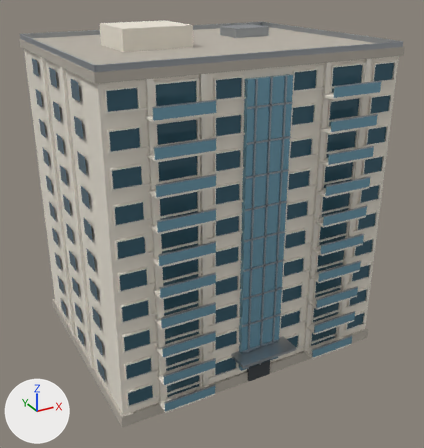
An edit to the glTF model src/assets/models/props/midrise_b.glb, drawn before and after from the same camera.
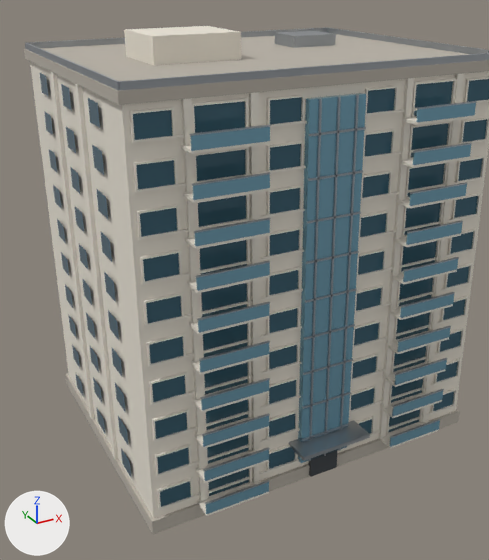
The first picture shows the older version from a camera (50 mm lens) standing at (-28.7, -54.3, 40.0) and looking at (0.0, -2.1, 13.9). The close-ups show the older and then the newer version on the part from 0% to 92% of the width and 0% to 100% of the height of that picture. Only the edits that show in the close-ups are written down. Lighting does not change. The marker at lower left points along +X, +Y and +Z. Vertices at exactly the same position are counted once.

Before the edit, the objects in view are built like this:
```python
me_merged_herotrim_mesh = bpy.data.meshes.new('Merged_HeroTrim_mesh')
me_merged_herotrim_mesh.from_pydata(...)  # 2976 vertices, 3744 faces; spans x -15.3..15.3, y -13.7..13.7, z 1.2..32.2
me_merged_herotrim_mesh.materials.append(mat_herotrim)  # white #eae5d8
me_merged_propsmetal_mesh = bpy.data.meshes.new('Merged_PropsMetal_mesh')
me_merged_propsmetal_mesh.from_pydata(...)  # 464 vertices, 696 faces; spans x -15.2..15.2, y -14.3..13.7, z 2.0..34.0
me_merged_propsmetal_mesh.materials.append(mat_propsmetal)  # grey #adb3b8
me_merged_windowglassdark_mesh = bpy.data.meshes.new('Merged_WindowGlassDark_mesh')
me_merged_windowglassdark_mesh.from_pydata(...)  # 720 vertices, 360 faces; spans x -15.2..15.2, y -12.0..12.0, z 1.5..31.7
me_merged_windowglassdark_mesh.materials.append(mat_windowglassdark)  # dark blue #3f6576
ob_merged_herotrim = bpy.data.objects.new('Merged_HeroTrim', me_merged_herotrim_mesh)
ob_merged_herotrim.location = (0.0, 0.0, 0.0)
ob_merged_propsmetal = bpy.data.objects.new('Merged_PropsMetal', me_merged_propsmetal_mesh)
ob_merged_propsmetal.location = (0.0, 0.0, 0.0)
ob_merged_windowglassdark = bpy.data.objects.new('Merged_WindowGlassDark', me_merged_windowglassdark_mesh)
ob_merged_windowglassdark.location = (0.0, 0.0, 0.0)
# also in view: 'Merged_HeroStone' at (0.0, 0.0, 16.5); 'Merged_FacadeGlass' at (0.0, 0.0, 16.4); 'Merged_HeroPlaster' at (0.0, 0.0, 18.1)
```
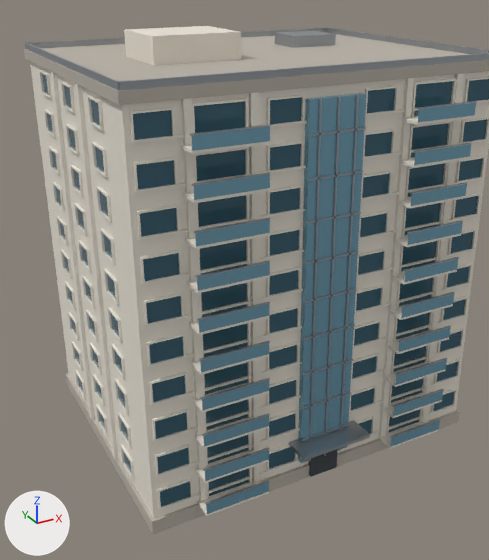
Diff of the bpy script that builds the scene:
```diff
--- a/src/assets/models/props/midrise_b.glb.py
+++ b/src/assets/models/props/midrise_b.glb.py
@@ me_merged_herotrim_mesh @@
-me_merged_herotrim_mesh.from_pydata(...)  # 2976 vertices, 3744 faces; spans x -15.3..15.3, y -13.7..13.7, z 1.2..32.2
+me_merged_herotrim_mesh.from_pydata(...)  # 4176 vertices, 5184 faces; spans x -15.3..15.3, y -13.7..13.7, z 1.2..32.2
+# me_merged_herotrim_mesh part 1: the loose piece of 20 vertices spanning x -14.6..-11.8, y -12.2..-12.0, z 2.0..3.8 is copied, and the copy is turned -90 degrees about the z axis through its middle and scaled by 0.921, then moved by (-1.9, 5.4, 0.0); it spans x -15.2..-15.0, y -7.9..-5.5, z 2.0..3.8
+# me_merged_herotrim_mesh part 2: the loose piece of 20 vertices spanning x -14.6..-11.8, y -12.2..-12.0, z 2.0..3.8 is copied, and the copy is turned -90 degrees about the z axis through its middle and scaled by 0.921, then moved by (-1.9, 12.1, 0.0); it spans x -15.2..-15.0, y -1.2..1.2, z 2.0..3.8
+# me_merged_herotrim_mesh part 3: the loose piece of 20 vertices spanning x -14.6..-11.8, y 12.0..12.2, z 2.0..3.8 is copied, and the copy is turned 90 degrees about the z axis through its middle and scaled by 0.921, then moved by (-1.9, -5.4, 0.0); it spans x -15.2..-15.0, y 5.5..7.9, z 2.0..3.8
+# me_merged_herotrim_mesh part 4: the loose piece of 20 vertices spanning x -14.6..-11.8, y -12.2..-12.0, z 5.1..6.9 is copied, and the copy is turned -90 degrees about the z axis through its middle and scaled by 0.921, then moved by (-1.9, 5.4, 0.0); it spans x -15.2..-15.0, y -7.9..-5.5, z 5.1..6.9
+# me_merged_herotrim_mesh part 5: the loose piece of 20 vertices spanning x -14.6..-11.8, y -12.2..-12.0, z 5.1..6.9 is copied, and the copy is turned -90 degrees about the z axis through its middle and scaled by 0.921, then moved by (-1.9, 12.1, 0.0); it spans x -15.2..-15.0, y -1.2..1.2, z 5.1..6.9
+# me_merged_herotrim_mesh part 6: the loose piece of 20 vertices spanning x -14.6..-11.8, y 12.0..12.2, z 5.1..6.9 is copied, and the copy is turned 90 degrees about the z axis through its middle and scaled by 0.921, then moved by (-1.9, -5.4, 0.0); it spans x -15.2..-15.0, y 5.5..7.9, z 5.1..6.9
+# me_merged_herotrim_mesh part 7: the loose piece of 20 vertices spanning x -14.6..-11.8, y -12.2..-12.0, z 8.2..10.0 is copied, and the copy is turned -90 degrees about the z axis through its middle and scaled by 0.921, then moved by (-1.9, 5.4, 0.0); it spans x -15.2..-15.0, y -7.9..-5.5, z 8.2..10.0
+# me_merged_herotrim_mesh part 8: the loose piece of 20 vertices spanning x -14.6..-11.8, y -12.2..-12.0, z 8.2..10.0 is copied, and the copy is turned -90 degrees about the z axis through its middle and scaled by 0.921, then moved by (-1.9, 12.1, 0.0); it spans x -15.2..-15.0, y -1.2..1.2, z 8.2..10.0
+# me_merged_herotrim_mesh part 9: the loose piece of 20 vertices spanning x -14.6..-11.8, y 12.0..12.2, z 8.2..10.0 is copied, and the copy is turned 90 degrees about the z axis through its middle and scaled by 0.921, then moved by (-1.9, -5.4, 0.0); it spans x -15.2..-15.0, y 5.5..7.9, z 8.2..10.0
+# me_merged_herotrim_mesh part 10: the loose piece of 20 vertices spanning x -14.6..-11.8, y -12.2..-12.0, z 11.3..13.1 is copied, and the copy is turned -90 degrees about the z axis through its middle and scaled by 0.921, then moved by (-1.9, 5.4, 0.0); it spans x -15.2..-15.0, y -7.9..-5.5, z 11.3..13.1
+# me_merged_herotrim_mesh part 11: the loose piece of 20 vertices spanning x -14.6..-11.8, y -12.2..-12.0, z 11.3..13.1 is copied, and the copy is turned -90 degrees about the z axis through its middle and scaled by 0.921, then moved by (-1.9, 12.1, 0.0); it spans x -15.2..-15.0, y -1.2..1.2, z 11.3..13.1
+# me_merged_herotrim_mesh part 12: the loose piece of 20 vertices spanning x -14.6..-11.8, y 12.0..12.2, z 11.3..13.1 is copied, and the copy is turned 90 degrees about the z axis through its middle and scaled by 0.921, then moved by (-1.9, -5.4, 0.0); it spans x -15.2..-15.0, y 5.5..7.9, z 11.3..13.1
+# me_merged_herotrim_mesh part 13: the loose piece of 20 vertices spanning x -14.6..-11.8, y -12.2..-12.0, z 14.4..16.2 is copied, and the copy is turned -90 degrees about the z axis through its middle and scaled by 0.921, then moved by (-1.9, 5.4, 0.0); it spans x -15.2..-15.0, y -7.9..-5.5, z 14.4..16.2
+# me_merged_herotrim_mesh part 14: the loose piece of 20 vertices spanning x -14.6..-11.8, y -12.2..-12.0, z 14.4..16.2 is copied, and the copy is turned -90 degrees about the z axis through its middle and scaled by 0.921, then moved by (-1.9, 12.1, 0.0); it spans x -15.2..-15.0, y -1.2..1.2, z 14.4..16.2
+# me_merged_herotrim_mesh part 15: the loose piece of 20 vertices spanning x -14.6..-11.8, y 12.0..12.2, z 14.4..16.2 is copied, and the copy is turned 90 degrees about the z axis through its middle and scaled by 0.921, then moved by (-1.9, -5.4, 0.0); it spans x -15.2..-15.0, y 5.5..7.9, z 14.4..16.2
+# me_merged_herotrim_mesh part 16: 300 vertices added at x -15.2..-15.0, y -7.9..7.9, z 17.5..31.7
+# other edits to the shape of me_merged_herotrim_mesh do not show in these pictures
 me_merged_herotrim_mesh.materials.append(mat_herotrim)
@@ me_merged_windowglassdark_mesh @@
-me_merged_windowglassdark_mesh.from_pydata(...)  # 720 vertices, 360 faces; spans x -15.2..15.2, y -12.0..12.0, z 1.5..31.7
+me_merged_windowglassdark_mesh.from_pydata(...)  # 720 vertices, 360 faces; spans x -15.0..15.0, y -12.0..12.0, z 1.5..31.7
+# me_merged_windowglassdark_mesh part 17: the whole mesh is scaled about its middle by (0.993, 1, 1)
 me_merged_windowglassdark_mesh.materials.append(mat_windowglassdark)
```

Location of each change, [x1, y1, x2, y2] in pixels of the close-ups (489 x 560 px; the box of a moved part takes in the faces that stretch with it):
'Merged_HeroTrim', reshaped
    before: [51, 72, 489, 516]
    after: [39, 70, 489, 516]
'Merged_WindowGlassDark', rescaled
    before: [40, 73, 489, 507]
    after: [42, 74, 489, 507]
part 1 of me_merged_herotrim_mesh, added
    after: [121, 444, 135, 481]
part 2 of me_merged_herotrim_mesh, added
    after: [96, 404, 109, 437]
part 3 of me_merged_herotrim_mesh, added
    after: [75, 370, 86, 399]
part 4 of me_merged_herotrim_mesh, added
    after: [118, 412, 132, 449]
part 5 of me_merged_herotrim_mesh, added
    after: [93, 374, 105, 406]
part 6 of me_merged_herotrim_mesh, added
    after: [72, 342, 83, 371]
part 7 of me_merged_herotrim_mesh, added
    after: [114, 379, 129, 415]
part 8 of me_merged_herotrim_mesh, added
    after: [89, 342, 102, 375]
part 9 of me_merged_herotrim_mesh, added
    after: [68, 312, 80, 341]
part 10 of me_merged_herotrim_mesh, added
    after: [111, 343, 126, 380]
part 11 of me_merged_herotrim_mesh, added
    after: [86, 310, 99, 342]
part 12 of me_merged_herotrim_mesh, added
    after: [65, 281, 76, 310]
part 13 of me_merged_herotrim_mesh, added
    after: [107, 307, 123, 343]
part 14 of me_merged_herotrim_mesh, added
    after: [82, 276, 95, 308]
part 15 of me_merged_herotrim_mesh, added
    after: [61, 249, 73, 279]
part 16 of me_merged_herotrim_mesh, added
    after: [39, 70, 119, 305]
part 17 of me_merged_windowglassdark_mesh, moved or reshaped
    before: [40, 73, 132, 479]
    after: [42, 74, 131, 472]
